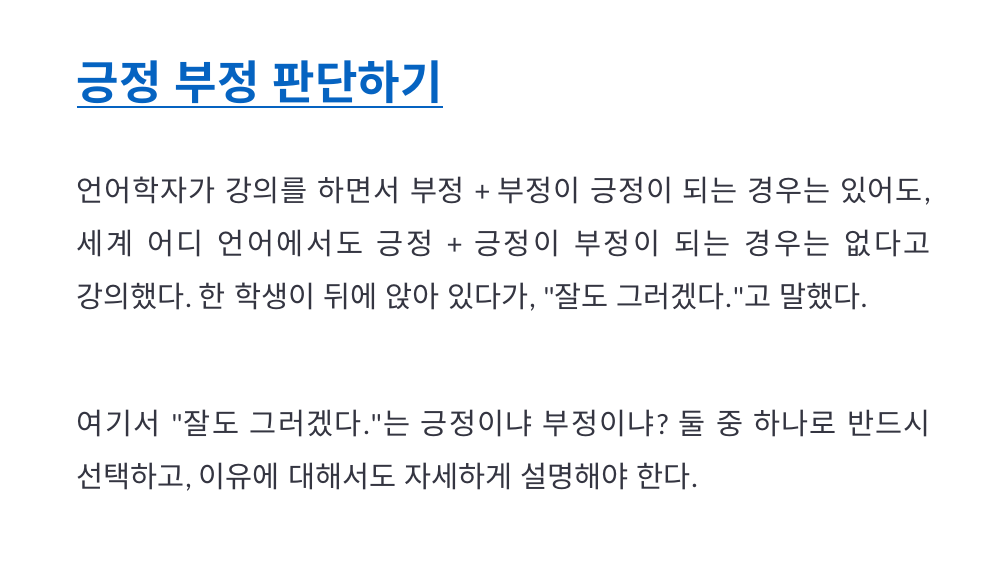
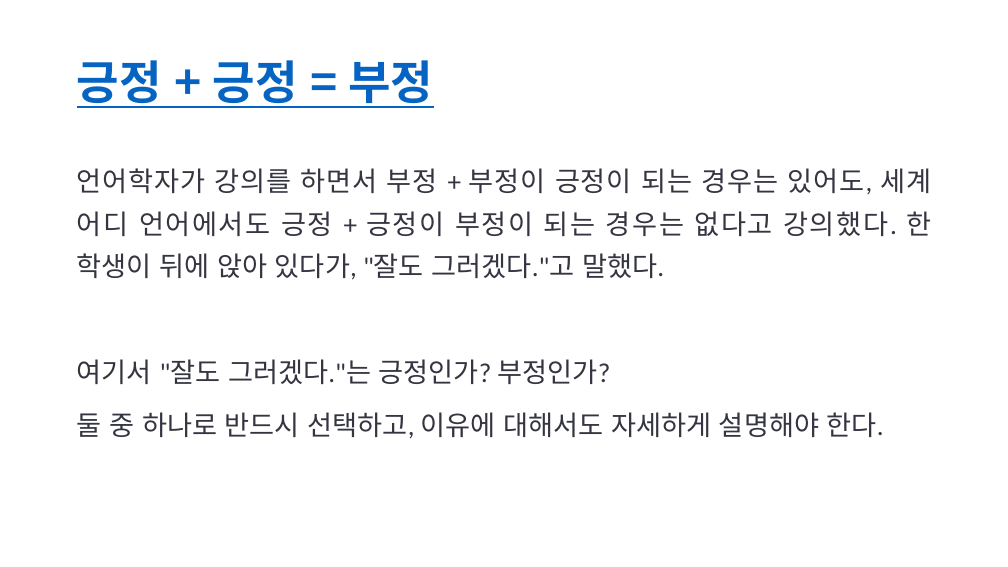
Before and after one commit to lolsaless/Python, a slide deck: slide 59 of 프롬프트 실습.pptx (slide 53 before the commit). Drawn at 1008x567 pixels with LibreOffice and Linux fonts; fonts in the diff are those of the drawing. Boxes give left, top, right and bottom in pixels: in the first picture for what was removed or moved away, otherwise in the second. Text is boxed around its words. In the diff, an @@ line names an element or a change of style, - is before the commit and + after.

```diff
--- a/프롬프트 실습.pptx
+++ b/프롬프트 실습.pptx
@@ title at (x1=77, y1=60, x2=433, y2=108): text changed @@
-긍정 부정 판단하기
+긍정 + 긍정 = 부정
@@ text at (x1=77, y1=168, x2=931, y2=280): size 28 to 25.9 pt in "언어학자가 강의를 하면서 부정 + 부정이 긍정이 ..."; line spacing 1.5 to 1.3 @@
@@ text at (x1=77, y1=359, x2=884, y2=439): text changed; size 28 to 25.9 pt @@
-여기서 "잘도 그러겠다."는 긍정이냐 부정이냐? 둘 중 하나로 반드시 선택하고, 이유에 대해서도 자세하게 설명해야 한다.
+여기서 "잘도 그러겠다."는 긍정인가? 부정인가?
+둘 중 하나로 반드시 선택하고, 이유에 대해서도 자세하게 설명해야 한다.
```
Also in this commit, not shown: 21 other slides changed, 19 slides added, 2 slides removed.
